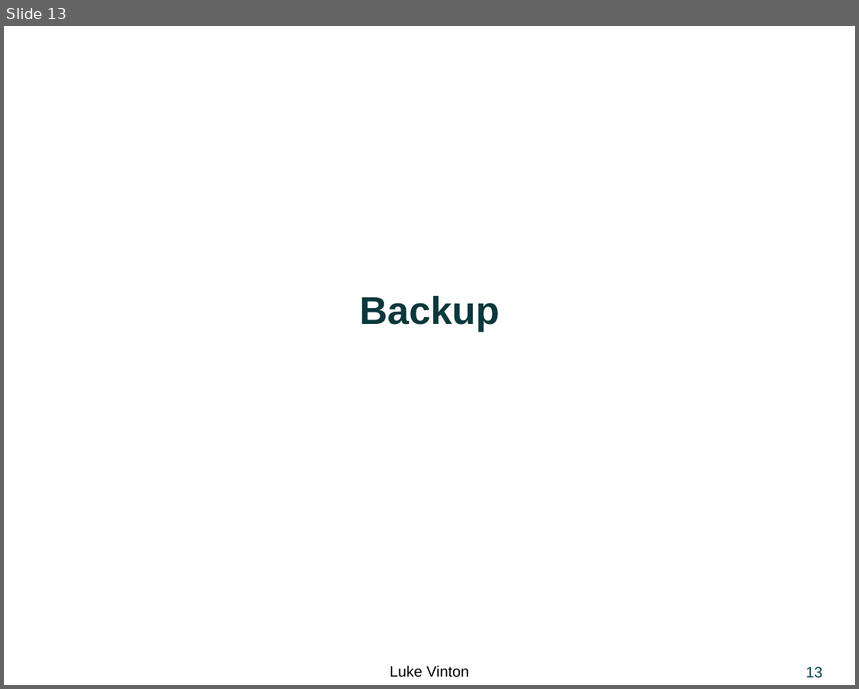
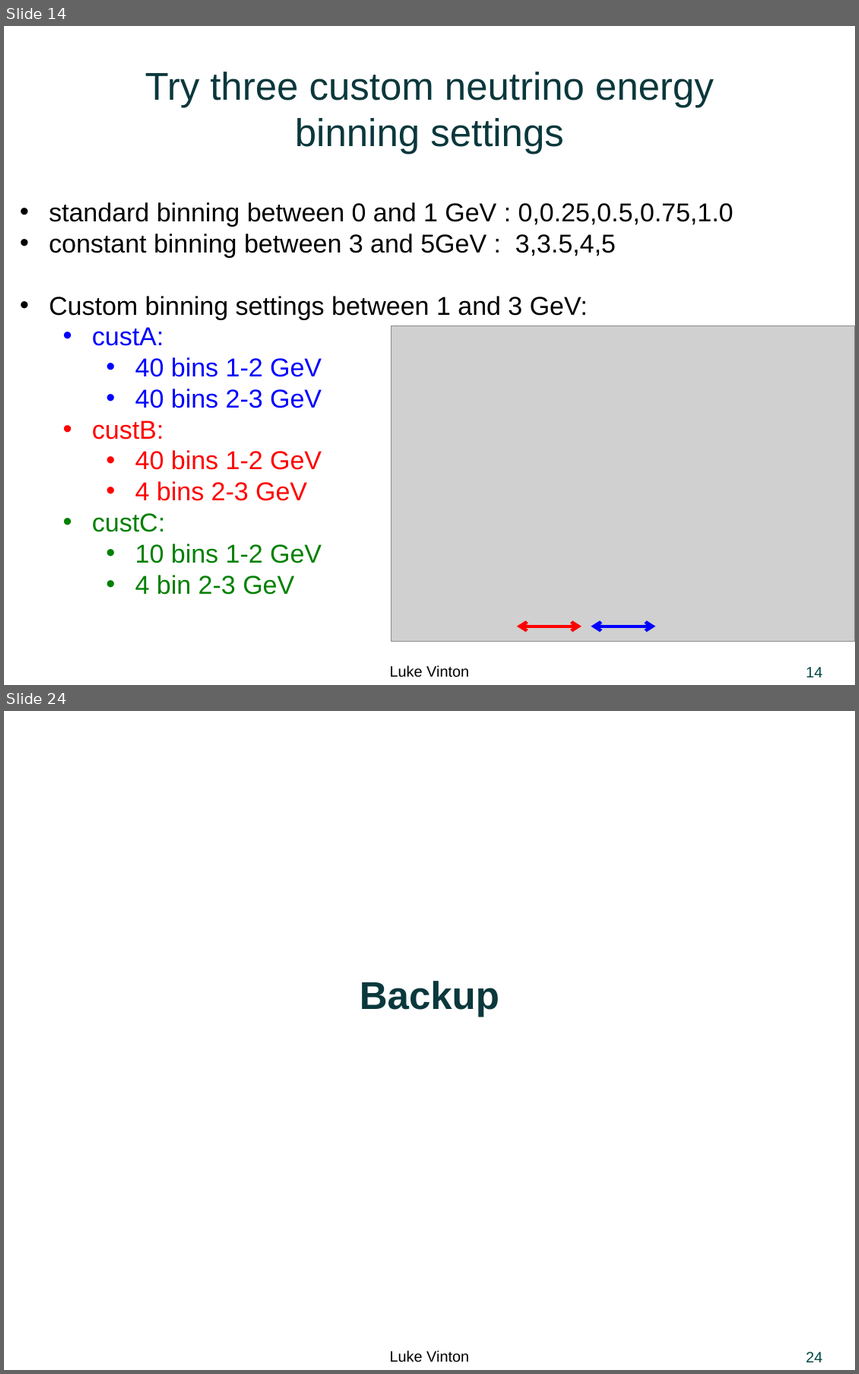
Before and after one commit to LukeJVinton/Thesis-, a slide deck: Presentations/NumuCollabMeeting_resBinning_energyBinShare_CustomBinning.pptx. Shown one above the other, each under a label of ours: slide 13 before the commit, slides 14 and 24 after it; the slides between them are not shown. The pictures are 859x689 and 859x1374 pixels, drawn with LibreOffice and Linux fonts; fonts in the diff are those of the drawing; grey boxes stand for pictures; background and template pictures are left out. Boxes give left, top, right and bottom in pixels: in the first picture for what was removed or moved away, otherwise in the second. Text is boxed around its words. In the diff, an @@ line names an element or a change of style, - is before the commit and + after.

```diff
--- a/Presentations/NumuCollabMeeting_resBinning_energyBinShare_CustomBinning.pptx
+++ b/Presentations/NumuCollabMeeting_resBinning_energyBinShare_CustomBinning.pptx
@@ slide 14 added at box(4, 26, 855, 685), background #FFFFFF; not listed: 2 template elements that a slide beside it also shows @@
@@ title added at box(145, 72, 714, 154), 36 pt, text #0A383C @@
+Try three custom neutrino energy binning settings
@@ text added at box(49, 202, 734, 594), 24 pt, text #000000 @@
+• standard binning between 0 and 1 GeV : 0,0.25,0.5,0.75,1.0
+• constant binning between 3 and 5GeV : 3,3.5,4,5
+• Custom binning settings between 1 and 3 GeV:
+  • custA:
+    • 40 bins 1-2 GeV
+    • 40 bins 2-3 GeV
+  • custB:
+    • 40 bins 1-2 GeV
+    • 4 bins 2-3 GeV
+  • custC:
+    • 10 bins 1-2 GeV
+    • 4 bin 2-3 GeV
@@ picture added at box(392, 325, 855, 641) @@
@@ double arrow added from (517, 626) to (581, 626), #FF0000 3 pt @@
@@ double arrow added from (591, 626) to (655, 626), #0000FF 3 pt @@
@@ what was slide 13 is now slide 24 @@
@@ page number at box(806, 1352, 823, 1362): text changed @@
-13
+24
```
Also in this commit, not shown: 5 slides changed, 16 other slides added, 2 slides removed.
